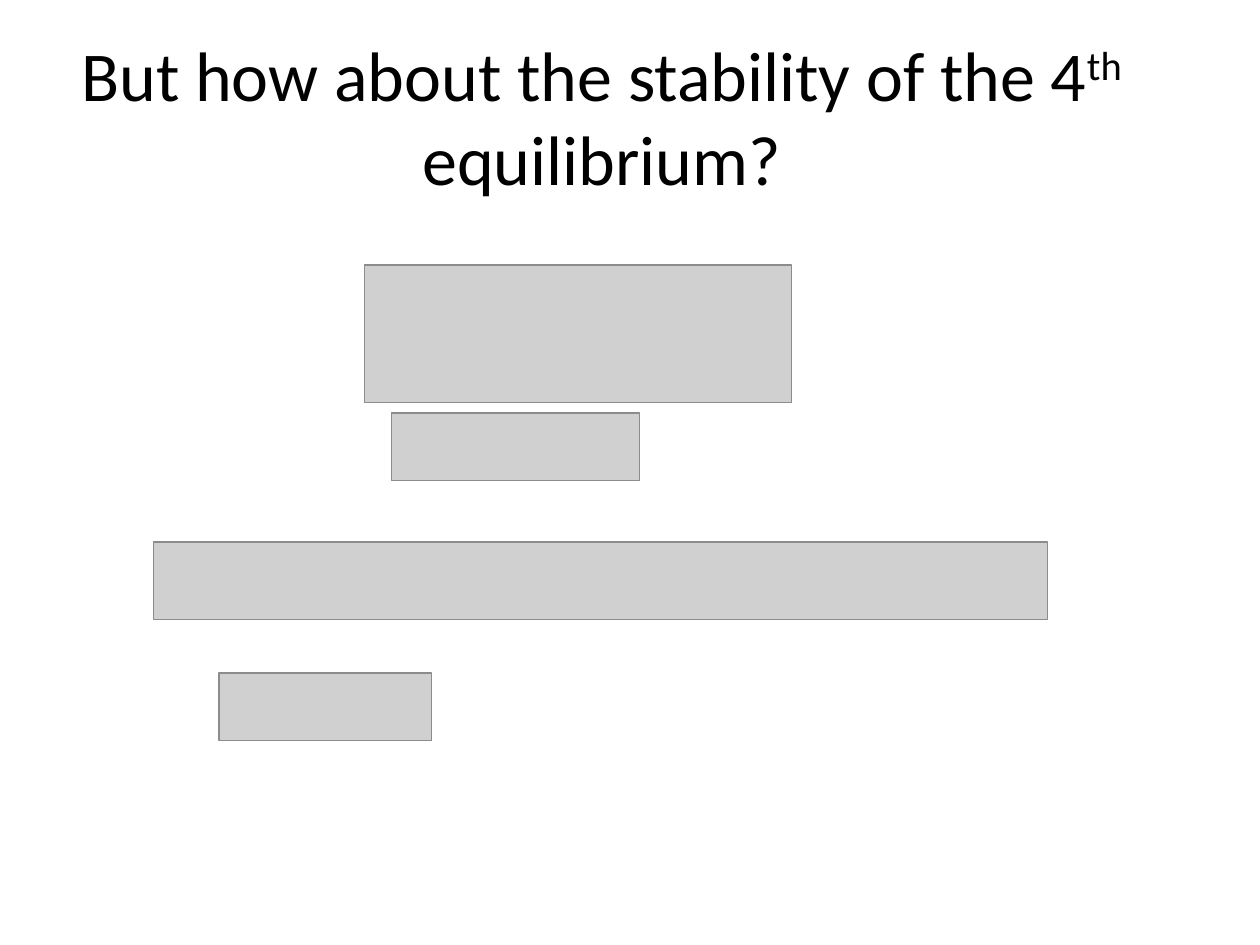
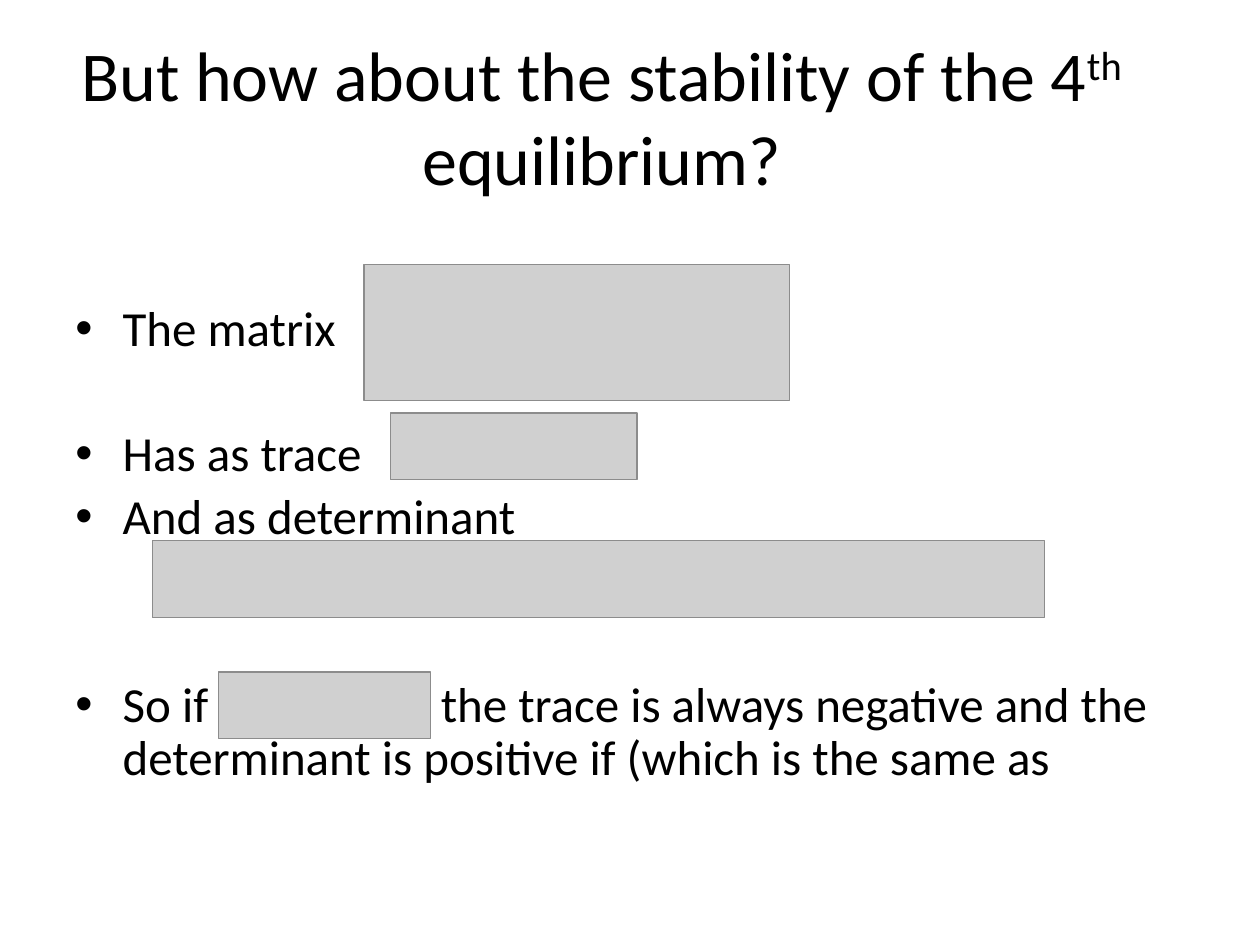
Before and after one commit to zoe1197/CMEE, a slide deck: slide 29 of Ecological_Model/Tuesday/CMEE-2-3.pptx. Drawn at 1260x945 pixels with LibreOffice and Linux fonts; fonts in the diff are those of the drawing; grey boxes stand for pictures. Boxes give left, top, right and bottom in pixels: in the first picture for what was removed or moved away, otherwise in the second. Text is boxed around its words. In the diff, an @@ line names an element or a change of style, - is before the commit and + after.

```diff
--- a/Ecological_Model/Tuesday/CMEE-2-3.pptx
+++ b/Ecological_Model/Tuesday/CMEE-2-3.pptx
@@ text added at bbox=[123, 312, 1147, 783], 28 pt, text #000000 @@
+• The matrix
+• Has as trace
+• And as determinant
+• So if the trace is always negative and the determinant is positive if (which is the same as
```
Also in this commit, not shown: 33 other slides changed, 4 slides added, 4 slides removed, 2 other files.
